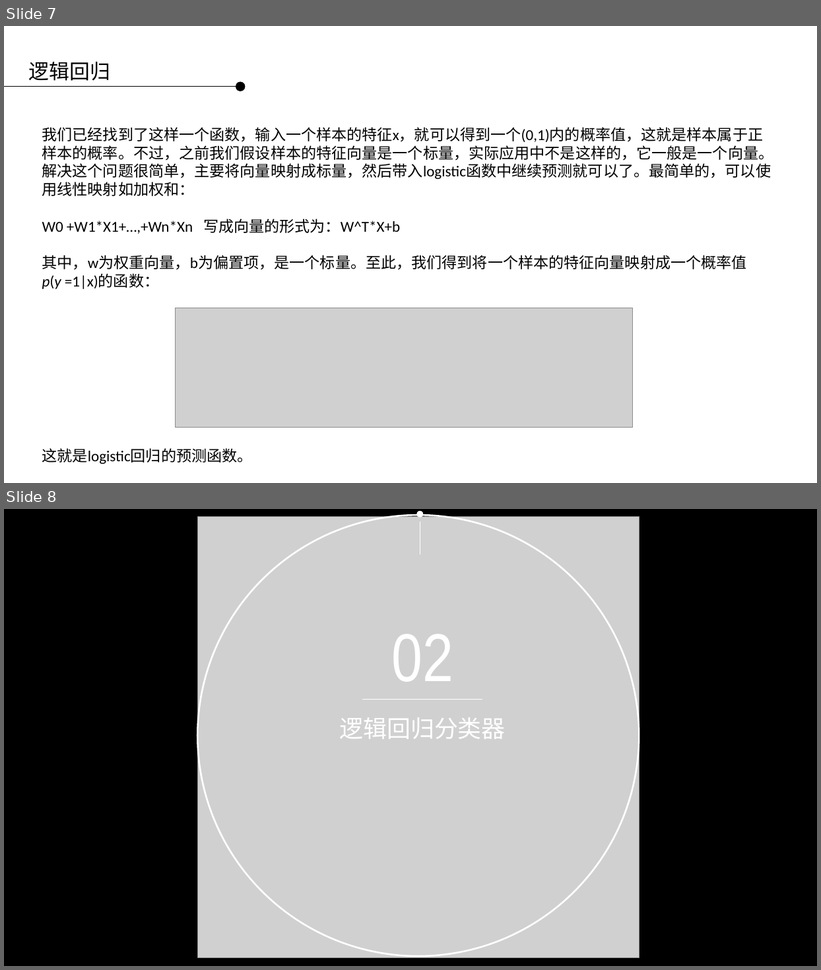
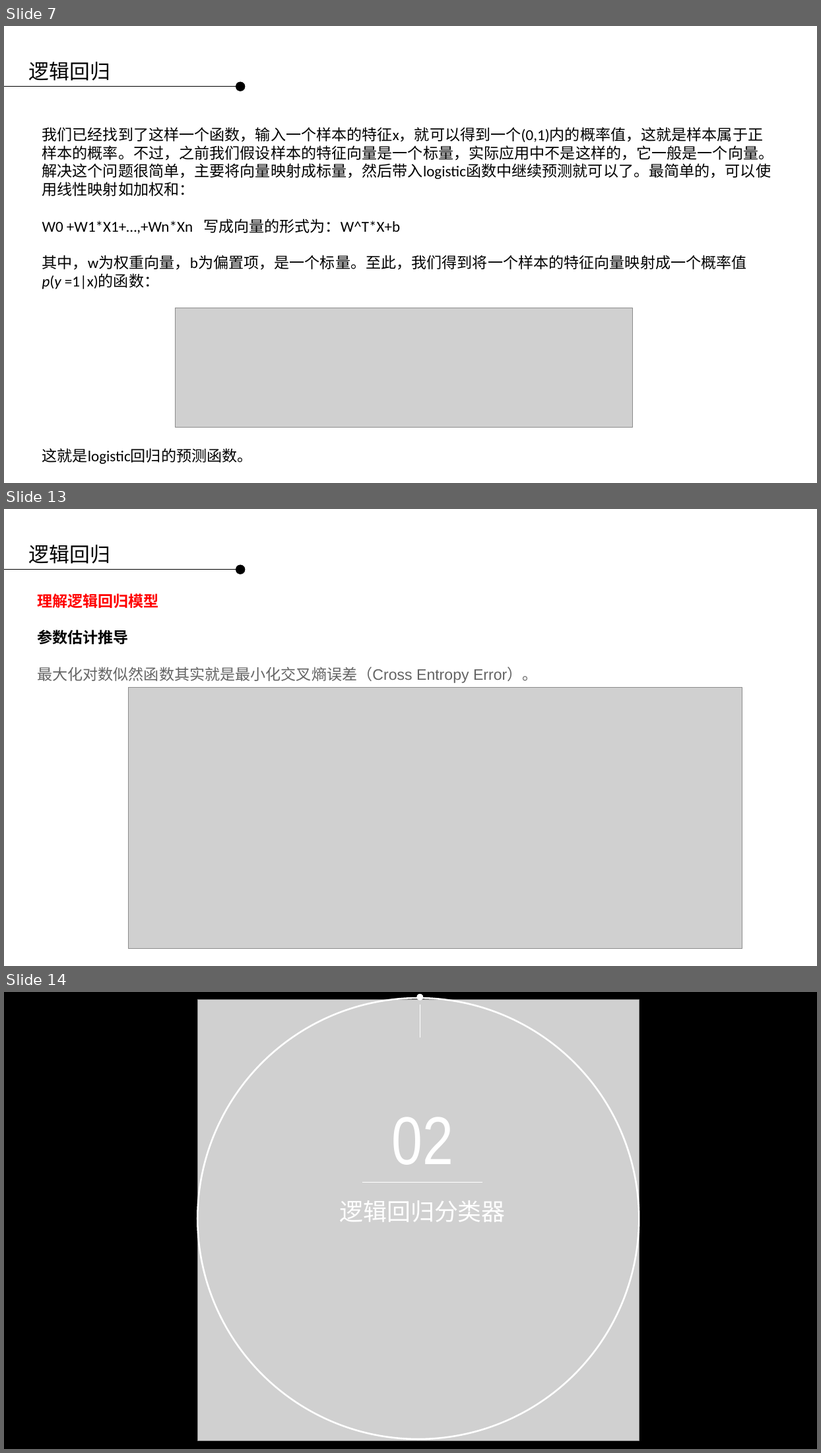
Before and after one commit to applepip/Big_Data, a slide deck: 产品大数据分析与建模/大数据分析与建模 - 逻辑回归 第二讲.pptx. Shown one above the other, each under a label of ours: slides 7 and 8 before the commit, slides 7, 13 and 14 after it; the slides between them are not shown. The pictures are 821x970 and 821x1453 pixels, drawn with LibreOffice and Linux fonts; fonts in the diff are those of the drawing; grey boxes stand for pictures; background and template pictures are left out. Boxes give left, top, right and bottom in pixels: in the first picture for what was removed or moved away, otherwise in the second. Text is boxed around its words. In the diff, an @@ line names an element or a change of style, - is before the commit and + after.

```diff
--- a/产品大数据分析与建模/大数据分析与建模 - 逻辑回归 第二讲.pptx
+++ b/产品大数据分析与建模/大数据分析与建模 - 逻辑回归 第二讲.pptx
@@ slide 13 added at <box>4,509,817,966</box>, background picture (left out) @@
@@ text added at <box>29,545,110,564</box>, 24 pt, text #000000 @@
+逻辑回归
@@ ellipse added at <box>236,565,246,575</box>, fill #000000 @@
@@ line added from (4, 569) to (236, 569), #000000 0.75 pt @@
@@ text added at <box>37,593,538,683</box>, 18 pt, text #646464 @@
+理解逻辑回归模型
+参数估计推导
+最大化对数似然函数其实就是最小化交叉熵误差（Cross Entropy Error）。
@@ picture added at <box>129,687,743,949</box> @@
@@ what was slide 8 is now slide 14 @@
```
Also in this commit, not shown: 1 slide changed, 5 other slides added.
